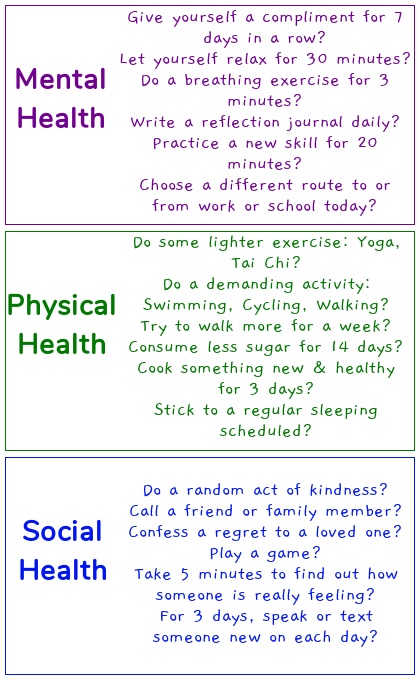
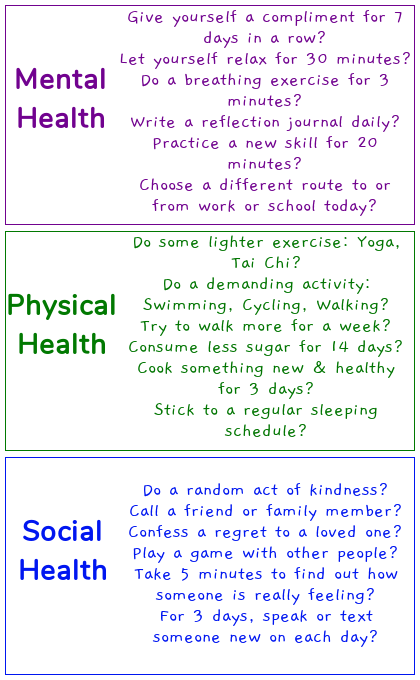
Layer changes from the first (420, 680) image to the second:
painted on "Physical Health Text" over [219, 424, 311, 437]
painted on "Social Health Text" over [133, 546, 397, 563]
